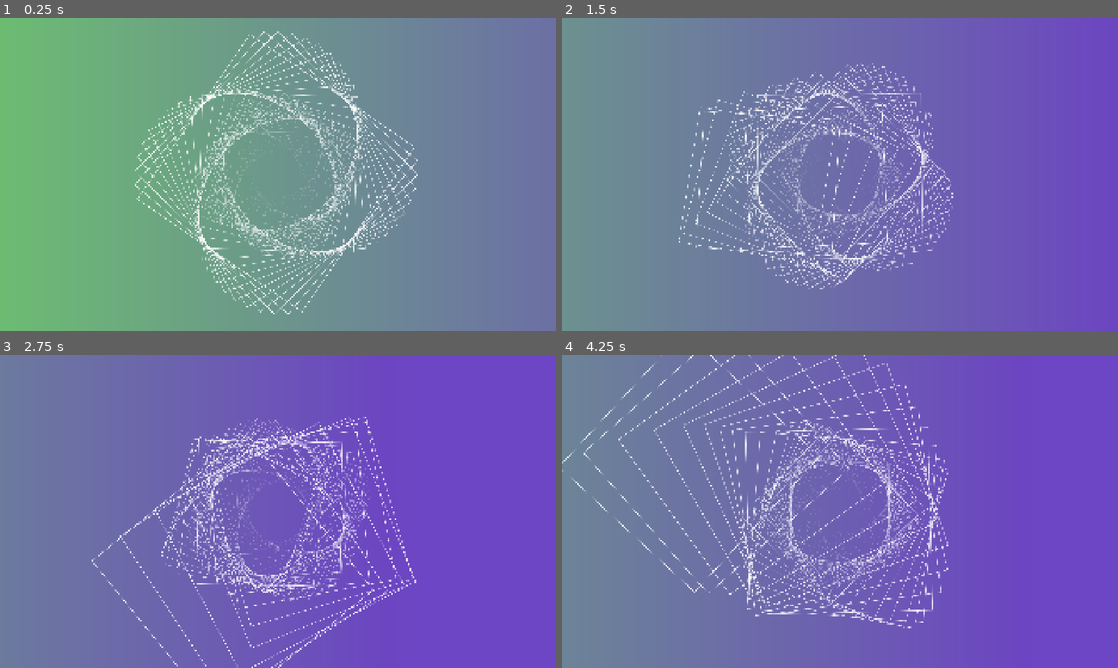
Above: before the commit, frames 1-4 (two rows, left to right).
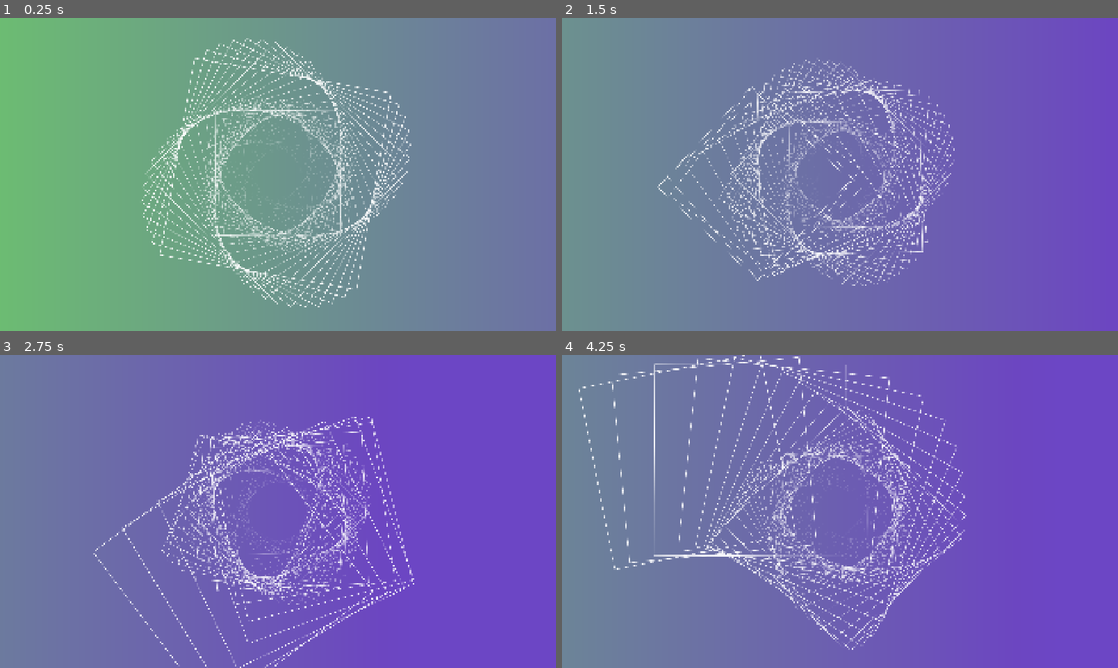
Above: after the commit, the same moments.

Repository: Juju-brz/GDVJ
Game: Godot game, scene res://templates/04_WormDance.tscn
Two runs of this game, one before a commit and one after it. Both use one fixed random seed, a clock stepped at 60 frames per second and the inputs below.
Inputs (mouse positions are in pixels of both pictures, inside the frame that each line leads up to):
- Up to frame 1 (0.25 s): no input
- Up to frame 2 (1.5 s): tap Enter at 0.5 s; move the mouse to (962, 158) at 0.52 s; move the mouse to (728, 190) at 1.27 s
- Up to frame 3 (2.75 s): move the mouse to (333, 442) at 2.02 s
- Up to frame 4 (4.25 s): move the mouse to (812, 574) at 2.77 s; move the mouse to (1006, 558) at 3.52 s

The runs differ from the first frame. In frame 1, 9.8% of the frame differs, in the area x 24-76%, y 4-95%; in frame 2, 9.0%; in frame 3, 8.1%; in frame 4, 11%, in the area x 0-73%, y 0-95%.

Commit message:
its so good now its everywhere

Diff:
--- a/project.godot
+++ b/project.godot
@@ -20,6 +20,7 @@
 
 window/size/viewport_width=1920
 window/size/viewport_height=1080
+window/size/mode=3
 window/stretch/mode="canvas_items"
 
 [input]
--- a/scripts/01_Superpositions_Geometriques_MainScript.gd
+++ b/scripts/01_Superpositions_Geometriques_MainScript.gd
@@ -103,13 +103,14 @@
 
 
 func _process(delta: float) -> void:
+	super._process(delta)
 	# 1. Update Timers
 	time_passed += delta * JITTER_SPEED
 
 
 	# Rotation and Background updates
 	overall_rotation += ROTATION_SPEED * delta
-	group_rotation += GROUP_ROTATION_SPEED * delta
+	group_rotation += GROUP_ROTATION_SPEED * delta * speed
 	current_color_time += GRADIENT_SPEED * delta
 	current_gradient_angle += GRADIENT_ANGLE_SPEED * delta
 
@@ -154,7 +155,7 @@
 	var start_x = -(total_width * 0.5) + (step * 0.5)
 	var start_y = -(total_height * 0.5) + (step * 0.5)
 	var  max_loop = 100
-	if max_loop == 101:
+	if max_loop >= 101:
 		#clear_board()
 		pass
 	else:
--- a/scripts/04_WormDance.gd
+++ b/scripts/04_WormDance.gd
@@ -32,6 +32,7 @@
 func _ready() -> void:
 	super._ready()
 	NEXT_SCENE_PATH = "res://templates/02_BeautifulChaos.tscn"
+	speed = 1.0
 	# 1. HIDE THE FIXED ORIGINAL IMAGE
 	if original_sprite:
 		original_sprite.hide()
@@ -55,6 +56,7 @@
 
 
 func _process(delta: float) -> void:
+	super._process(delta)
 	time_passed += delta
 
 	update_trail_physics(delta)
@@ -97,7 +99,7 @@
 		s.position = trail_positions[i]
 
 		# Rotation Logic
-		var spiral_rot = (float(i) * 0.1) + (time_passed * SPIRAL_SPEED)
+		var spiral_rot = (float(i) * 0.1) + (time_passed * (speed *0.3))
 		var glitch_rot = 0.0
 		if chaos_level > 0.5 and randf() < 0.1:
 			glitch_rot = deg_to_rad(90.0 * (randi() % 4))
--- a/templates/01_Superpositions_geometriques.tscn
+++ b/templates/01_Superpositions_geometriques.tscn
@@ -25,7 +25,7 @@
 material = SubResource("ShaderMaterial_faa0j")
 offset_right = 1921.0
 
-[node name="Square" parent="." index="2"]
+[node name="Square" parent="." index="3"]
 z_index = 2
 material = SubResource("ShaderMaterial_6jx8c")
 position = Vector2(1023, 499)
--- a/templates/04_WormDance.tscn
+++ b/templates/04_WormDance.tscn
@@ -9,7 +9,7 @@
 resource_local_to_scene = true
 shader = ExtResource("4_5k6ko")
 
-[node name="Node2D" instance=ExtResource("1_w8uyb")]
+[node name="Node2D2" instance=ExtResource("1_w8uyb")]
 script = ExtResource("2_8in7r")
 
 [node name="ColorRect" parent="." index="0"]
